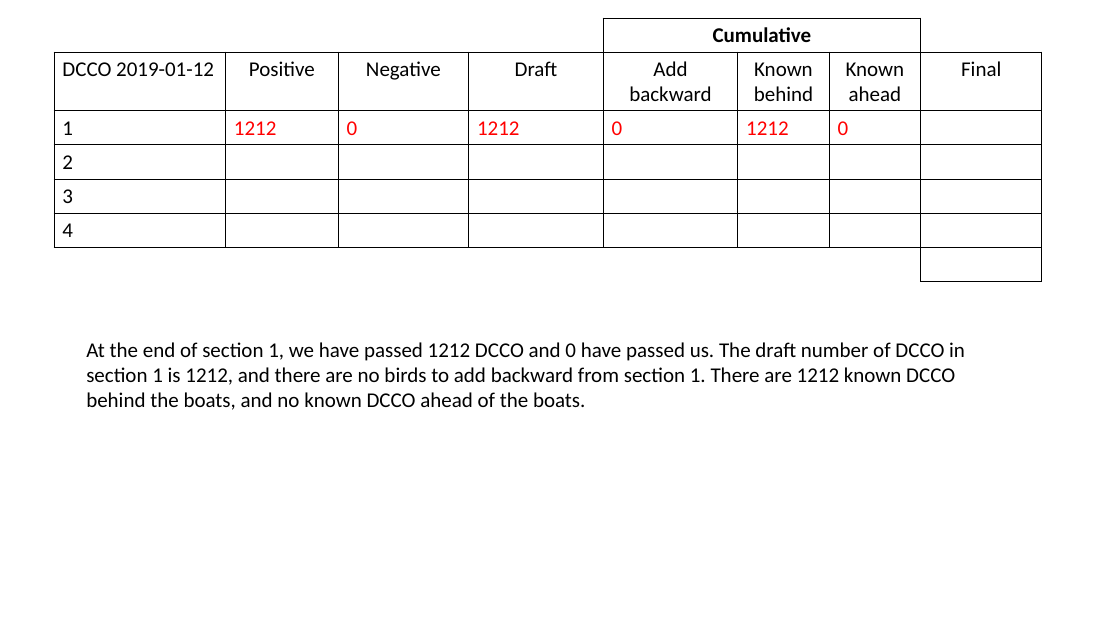
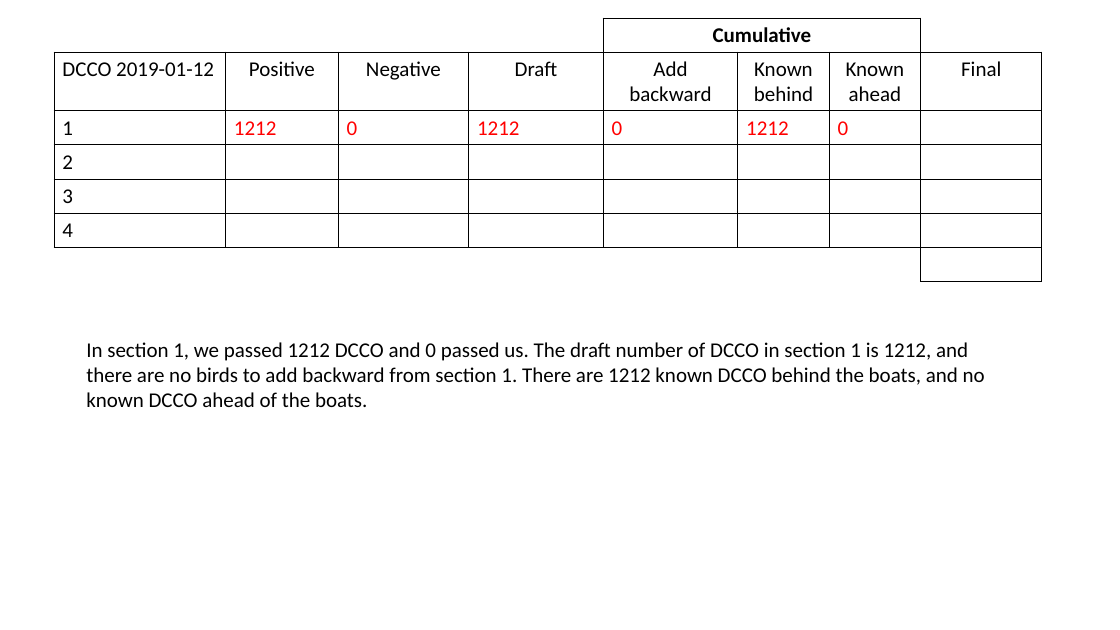
Before and after one commit to scottfjennings/ACR_waterbird_data_management, a slide deck: slide 14 of new_negative_logic_examples.pptx. Drawn at 1120x630 pixels with LibreOffice and Linux fonts; fonts in the diff are those of the drawing. Boxes give left, top, right and bottom in pixels: in the first picture for what was removed or moved away, otherwise in the second. Text is boxed around its words. In the diff, an @@ line names an element or a change of style, - is before the commit and + after.

```diff
--- a/new_negative_logic_examples.pptx
+++ b/new_negative_logic_examples.pptx
@@ text at [86, 342, 985, 407]: text changed @@
-At the end of section 1, we have passed 1212 DCCO and 0 have passed us. The draft number of DCCO in section 1 is 1212, and there are no birds to add backward from section 1. There are 1212 known DCCO behind the boats, and no known DCCO ahead of the boats.
+In section 1, we passed 1212 DCCO and 0 passed us. The draft number of DCCO in section 1 is 1212, and there are no birds to add backward from section 1. There are 1212 known DCCO behind the boats, and no known DCCO ahead of the boats.
```
Also in this commit, not shown: 19 other slides changed, 1 other file.
